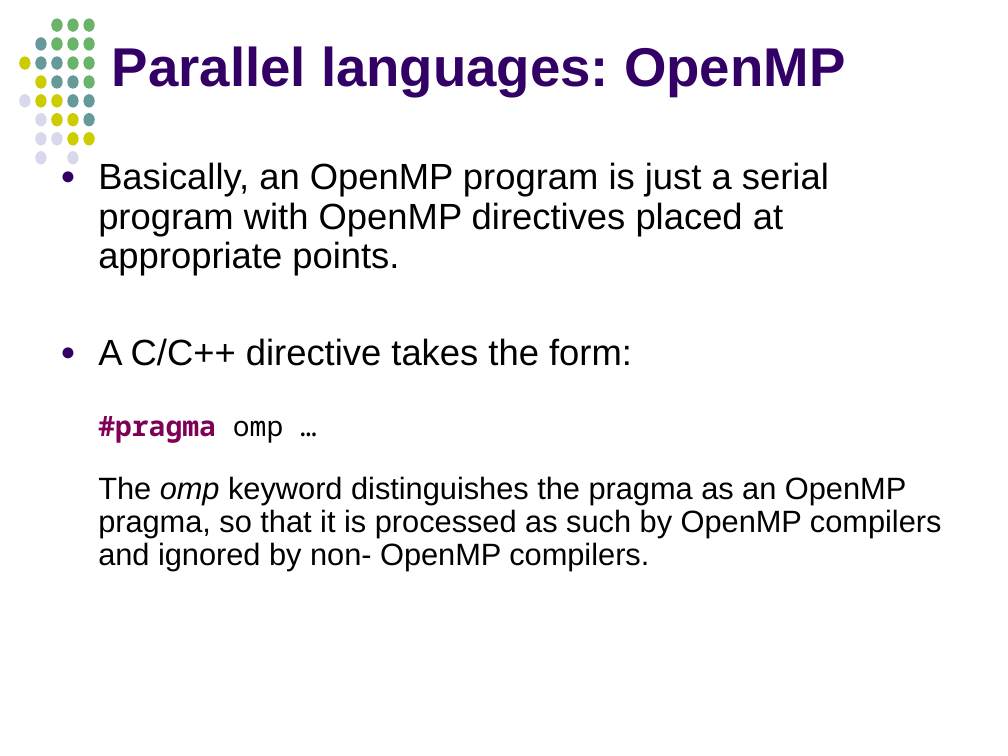
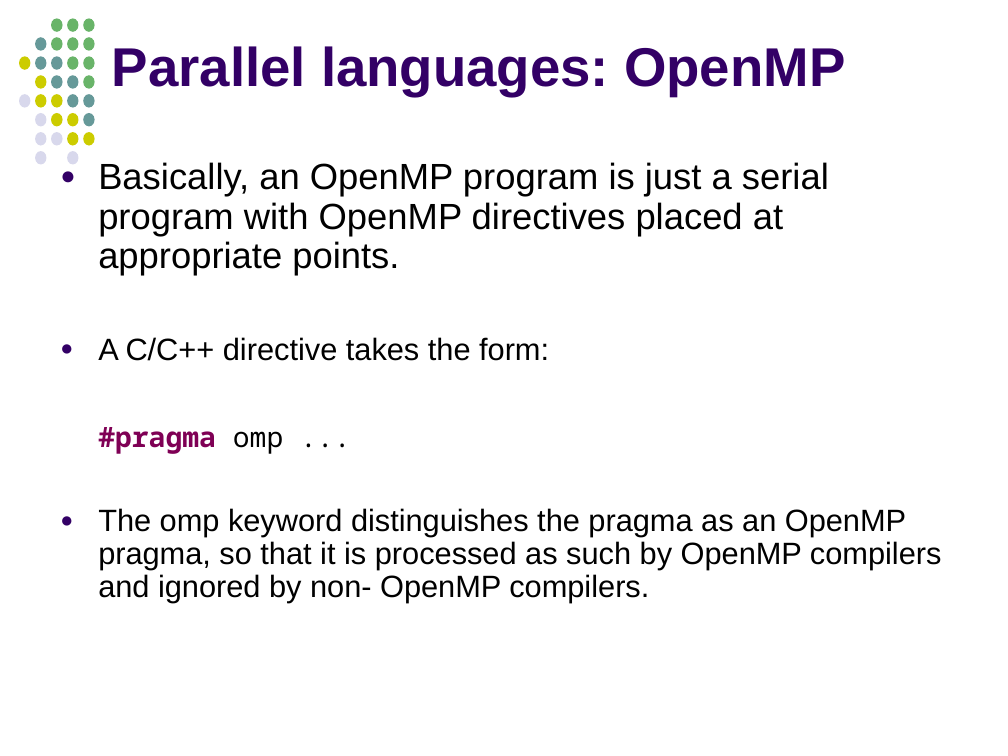
Before and after one commit to jablub/chpc_omp, a slide deck: slide 71 of OpenMP_MKuttel_CHPCWinterSchool2012.odp. Drawn at 1008x756 pixels with LibreOffice and Linux fonts; fonts in the diff are those of the drawing. Boxes give left, top, right and bottom in pixels: in the first picture for what was removed or moved away, otherwise in the second. Text is boxed around its words. In the diff, an @@ line names an element or a change of style, - is before the commit and + after.

```diff
--- a/OpenMP_MKuttel_CHPCWinterSchool2012.odp
+++ b/OpenMP_MKuttel_CHPCWinterSchool2012.odp
@@ text at [98, 337, 942, 603]: text changed @@
-● A C/C++ directive takes the form:
-  #pragma omp …
-  The omp keyword distinguishes the pragma as an OpenMP pragma, so that it is processed as such by OpenMP compilers and ignored by non- OpenMP compilers.
+● A C/C++ directive takes the form:
+#pragma omp ...
+● The omp keyword distinguishes the pragma as an OpenMP pragma, so that it is processed as such by OpenMP compilers and ignored by non- OpenMP compilers.
```
Also in this commit, not shown: 43 other slides changed, 28 slides added, 19 slides removed, 20 other files.
